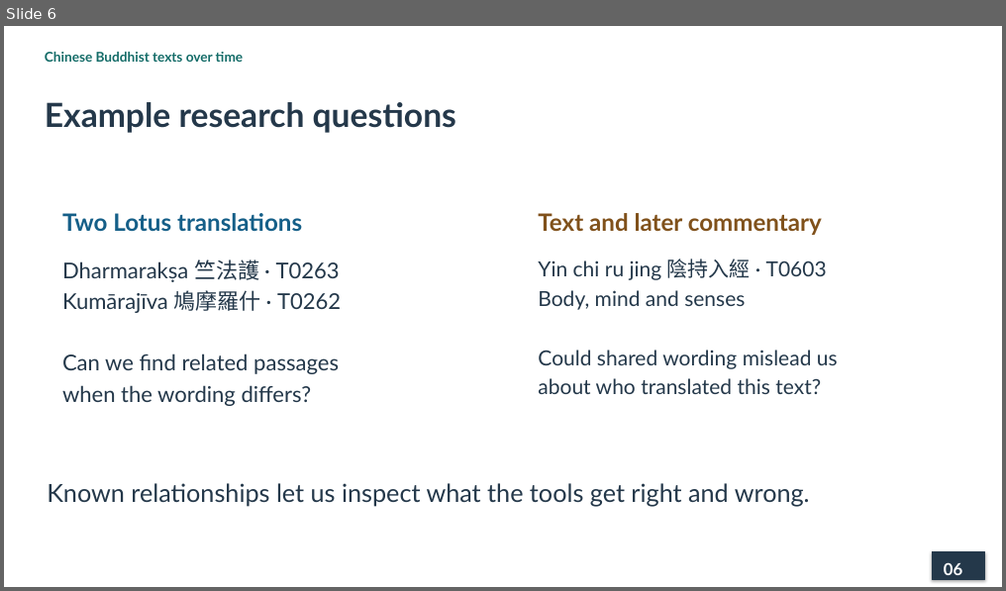
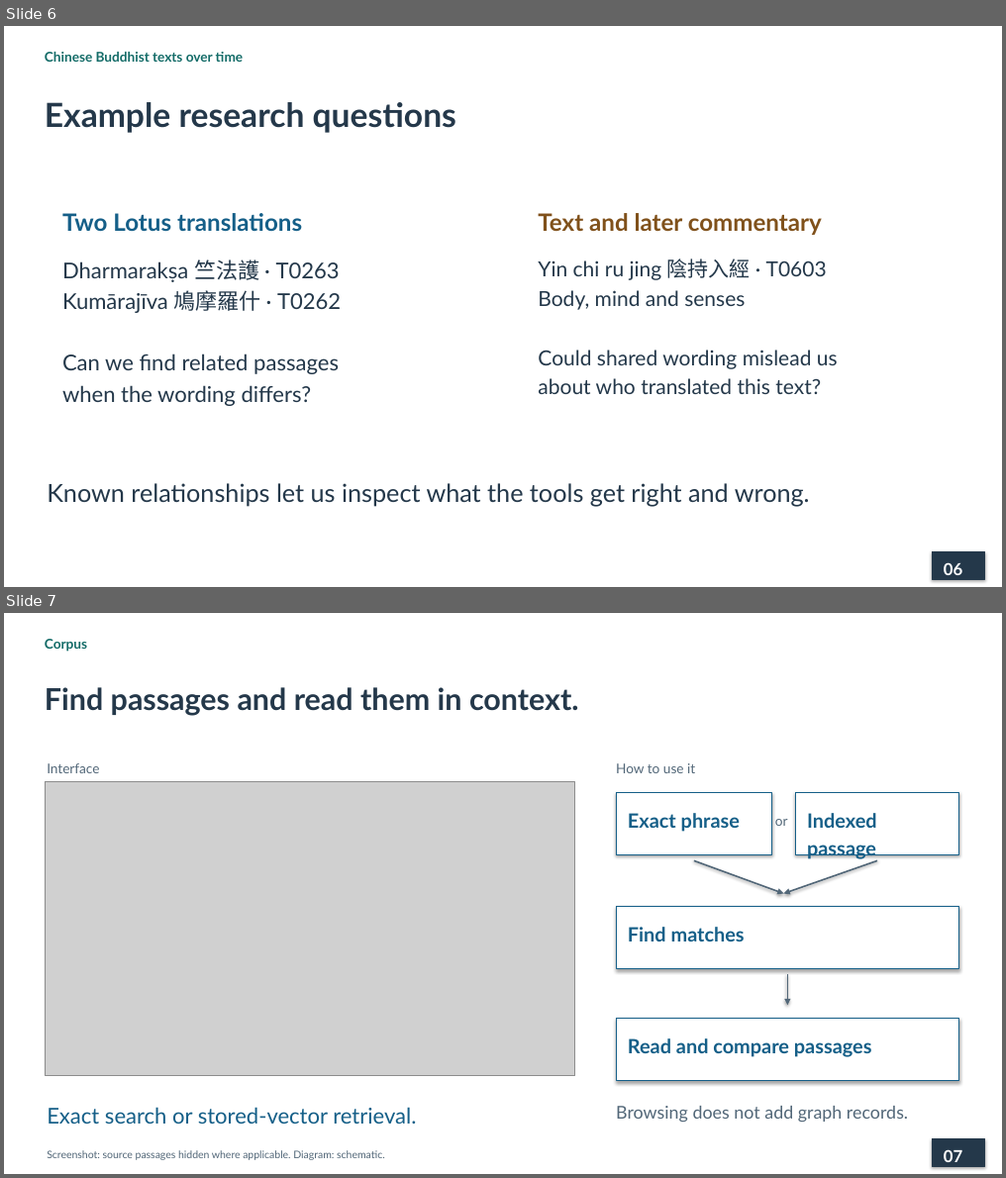
Before and after one commit to lopentu/cohort, a slide deck: docs/presentation/cohort-pnc-2026.pptx. Shown one above the other, each under a label of ours: slide 6 before the commit, slides 6 and 7 after it. The pictures are 1006x591 and 1006x1178 pixels, drawn with LibreOffice and Linux fonts; fonts in the diff are those of the drawing; grey boxes stand for pictures. Boxes give left, top, right and bottom in pixels: in the first picture for what was removed or moved away, otherwise in the second. Text is boxed around its words. In the diff, an @@ line names an element or a change of style, - is before the commit and + after.

Commit message:
Add visually checked workflow diagrams to each tab slide

```diff
--- a/docs/presentation/cohort-pnc-2026.pptx
+++ b/docs/presentation/cohort-pnc-2026.pptx
@@ slide 7 added at (x1=4, y1=613, x2=1002, y2=1174), background #FFFFFF @@
@@ text added at (x1=45, y1=639, x2=87, y2=652), 13 pt, text #146C68, bold @@
+Corpus
@@ text added at (x1=45, y1=687, x2=579, y2=716), 29 pt, text #24384A, bold @@
+Find passages and read them in context.
@@ picture added at (x1=45, y1=781, x2=574, y2=1076) @@
@@ text added at (x1=47, y1=763, x2=99, y2=773), 13 pt, text #526778 @@
+Interface
@@ text added at (x1=616, y1=763, x2=695, y2=773), 13 pt, text #526778 @@
+How to use it
@@ rectangle added at (x1=617, y1=792, x2=772, y2=855), fill #FFFFFF, outline #155F88 1 pt @@
@@ text added at (x1=628, y1=813, x2=740, y2=832), 19 pt, text #155F88, bold @@
+Exact phrase
@@ text added at (x1=775, y1=819, x2=788, y2=826), 13 pt, text #526778 @@
+or
@@ rectangle added at (x1=795, y1=792, x2=959, y2=855), fill #FFFFFF, outline #155F88 1 pt @@
@@ text added at (x1=807, y1=813, x2=877, y2=860), 19 pt, text #155F88, bold @@
+Indexed passage
@@ arrow added from (694, 861) to (784, 894), #526778 1.5 pt @@
@@ arrow added from (877, 861) to (784, 894), #526778 1.5 pt @@
@@ rectangle added at (x1=617, y1=907, x2=959, y2=969), fill #FFFFFF, outline #155F88 1 pt @@
@@ text added at (x1=628, y1=927, x2=745, y2=942), 19 pt, text #155F88, bold @@
+Find matches
@@ arrow added from (788, 974) to (788, 1005), #526778 1.5 pt @@
@@ rectangle added at (x1=617, y1=1019, x2=959, y2=1081), fill #FFFFFF, outline #155F88 1 pt @@
@@ text added at (x1=628, y1=1039, x2=872, y2=1058), 19 pt, text #155F88, bold @@
+Read and compare passages
@@ text added at (x1=47, y1=1107, x2=416, y2=1124), 21 pt, text #155F88 @@
+Exact search or stored-vector retrieval.
@@ text added at (x1=616, y1=1106, x2=908, y2=1122), 17 pt, text #526778 @@
+Browsing does not add graph records.
@@ rectangle added at (x1=933, y1=1140, x2=985, y2=1166), fill #24384A, outline #24384A 1 pt @@
@@ text added at (x1=47, y1=1151, x2=385, y2=1160), 10 pt, text #526778 @@
+Screenshot: source passages hidden where applicable. Diagram: schematic.
@@ text added at (x1=944, y1=1150, x2=962, y2=1162), 16 pt, text #FFFFFF, bold @@
+07
```
Also in this commit, not shown: 1 slide changed, 3 other slides added, 4 slides removed, 3 other files.
